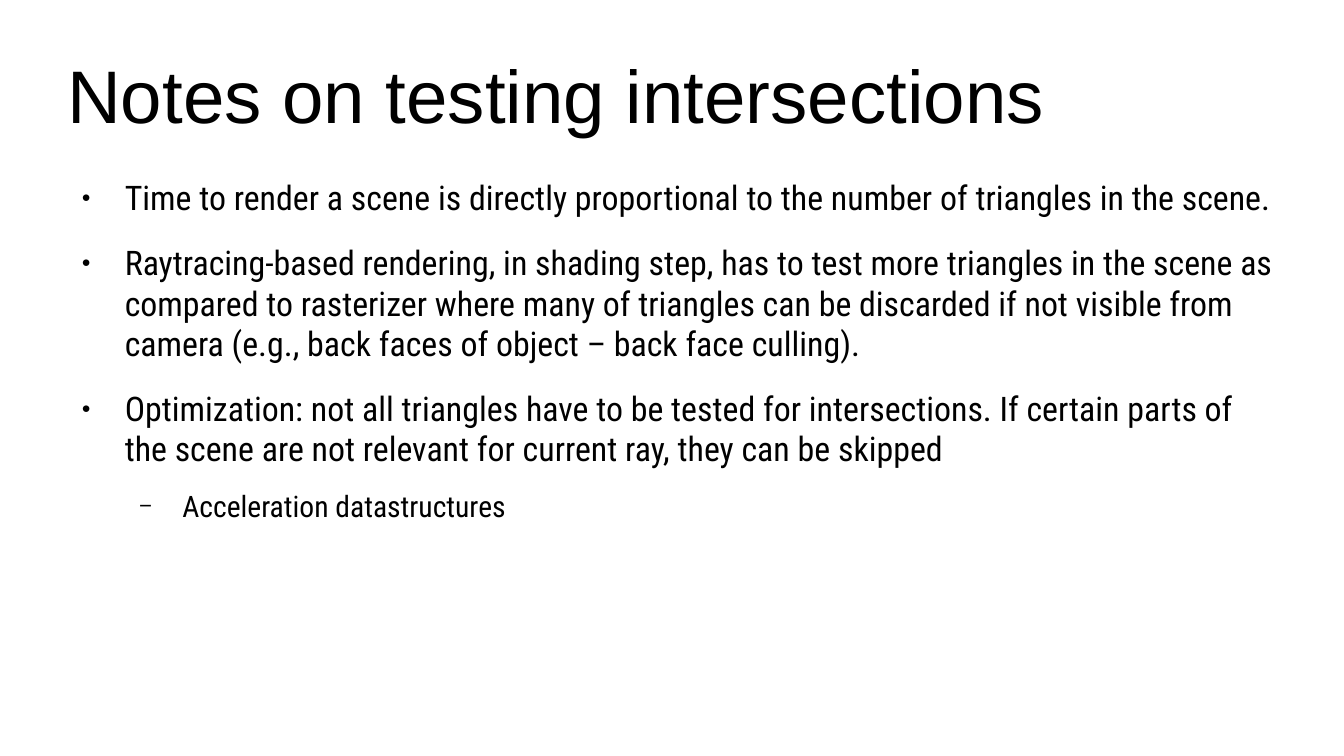
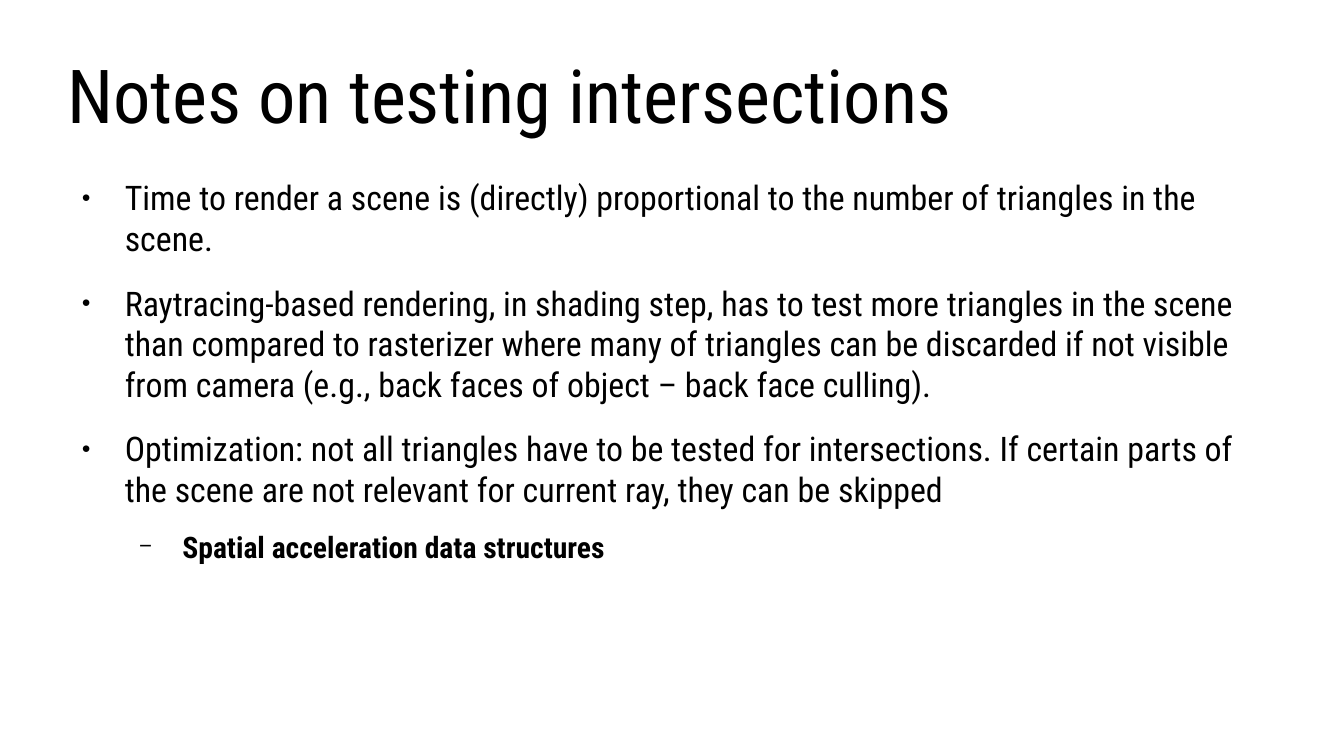
Before and after one commit to lorentzo/IntroductionToComputerGraphics, a slide deck: slide 10 of lectures/foundations_rendering/foundations_raytracing.odp. Drawn at 1344x756 pixels with LibreOffice and Linux fonts; fonts in the diff are those of the drawing. Boxes give left, top, right and bottom in pixels: in the first picture for what was removed or moved away, otherwise in the second. Text is boxed around its words. In the diff, an @@ line names an element or a change of style, - is before the commit and + after.

Commit message:
3d scene and rendering foundations update

```diff
--- a/lectures/foundations_rendering/foundations_raytracing.odp
+++ b/lectures/foundations_rendering/foundations_raytracing.odp
@@ title "Notes on testing intersections" at (x1=67, y1=69, x2=951, y2=139): font Arial to Roboto Condensed @@
@@ text at (x1=125, y1=183, x2=1232, y2=405): text changed @@
-● Time to render a scene is directly proportional to the number of triangles in the scene.
-● Raytracing-based rendering, in shading step, has to test more triangles in the scene as compared to rasterizer where many of triangles can be discarded if not visible from camera (e.g., back faces of object – back face culling).
+● Time to render a scene is (directly) proportional to the number of triangles in the scene.
+● Raytracing-based rendering, in shading step, has to test more triangles in the scene than compared to rasterizer where many of triangles can be discarded if not visible from camera (e.g., back faces of object – back face culling).
@@ text at (x1=182, y1=535, x2=604, y2=564): text changed; bold on @@
-  − Acceleration datastructures
+  − Spatial acceleration data structures
```
Also in this commit, not shown: 9 other slides changed, 3 slides added, 4 other files.
